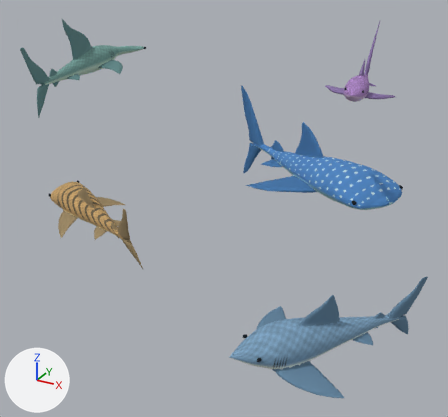
One commit to the Blender file shark-aquarium.blend: the scene before it, then after it.
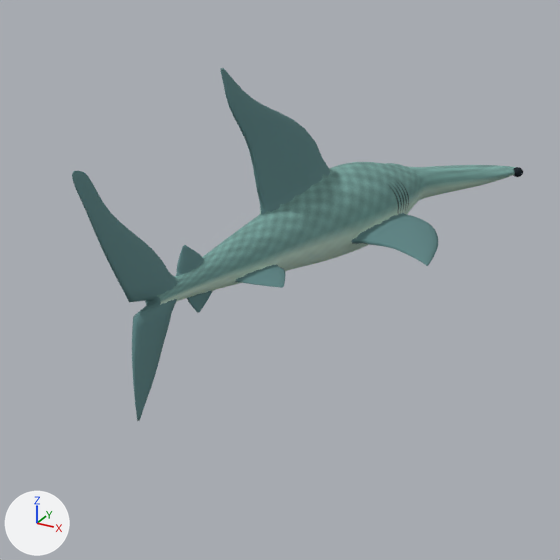
The first picture shows the older version from a 50 mm camera at (14.8, -25.7, 11.7) aimed at (0.7, -0.1, -1.1). The close-ups show the older and then the newer version on the part from 0% to 35% of the width and 0% to 38% of the height of that picture. Only the edits that show in the close-ups are written down. The lights are fixed; the arrows at lower left show +X, +Y and +Z.

Objects in the first close-up: 'Hammerhead' and 1 more.
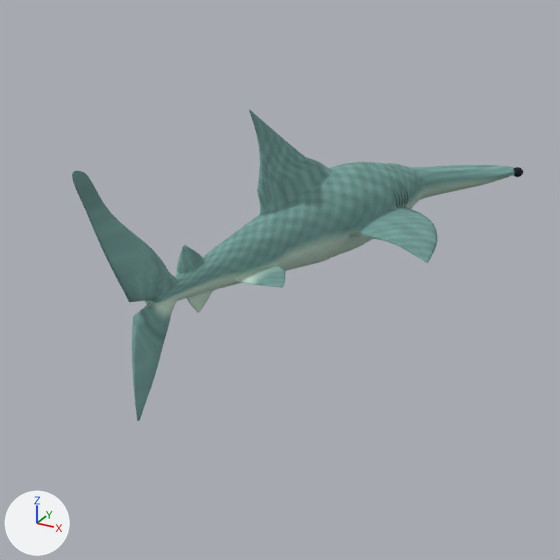
Location of each change, (x1, y1, x2, y2) in pixels of the close-ups (560 x 560 px; the box of a moved part takes in the faces that stretch with it):
'Hammerhead', recoloured, reshaped, surface changed (12% shorter): before (72, 68, 516, 421); after (72, 109, 516, 421)
part 1 of me_hammerhead_surface, moved or reshaped: before (220, 68, 438, 266); after (249, 109, 437, 263)
part 2 of me_hammerhead_surface, recoloured: before (87, 68, 438, 420); after (87, 109, 437, 420)
part 3 of me_hammerhead_surface, surface changed: before (87, 68, 438, 420); after (87, 109, 437, 420)

Edits to the bpy script that builds the scene:
```text
Change me_hammerhead_surface:
    used by ob_hammerhead; location = (-6.76, -1.61, 5.68); rotation_euler = (0.133, 0.0491, -1.375), in degrees (7.6, 2.8, -79); scale = (1.32, 1.32, 1.32)
    remove me_hammerhead_surface.from_pydata(...)  # 3911 vertices, 3655 faces; spans x -3.4..3.28, y -1.52..1.52, z -0.98..1.84
    add me_hammerhead_surface.from_pydata(...)  # 3911 vertices, 3655 faces; spans x -3.4..3.28, y -1.52..1.52, z -0.98..1.38
    me_hammerhead_surface part 1: 872 of 3911 vertices moved; they spanned x -2.2..0.47, y -1.52..1.52, z -0.43..1.84 and now span x -2.2..0.3, y -1.52..1.52, z -0.42..1.38; mean shift (-0.03, 0.0, -0.01); largest move (0.45, 0.0, 1.84) -> (0.11, 0.0, 1.38)
    me_hammerhead_surface part 2: all 1297 faces that had it switch from mat_hammerhead___fins (cyan #618788) to mat_hammerhead___skin (picture img_hammerhead_skin)
    me_hammerhead_surface part 3: texture (UV) coordinates of 2302 of 3655 faces, centred in x -3.38..3.27, y -1.52..1.52, z -0.98..1.84, changed; they spanned u 0.0..1.0, v 0.0..1.0 and now span u 0.0..1.0, v -0.71..1.2
```
